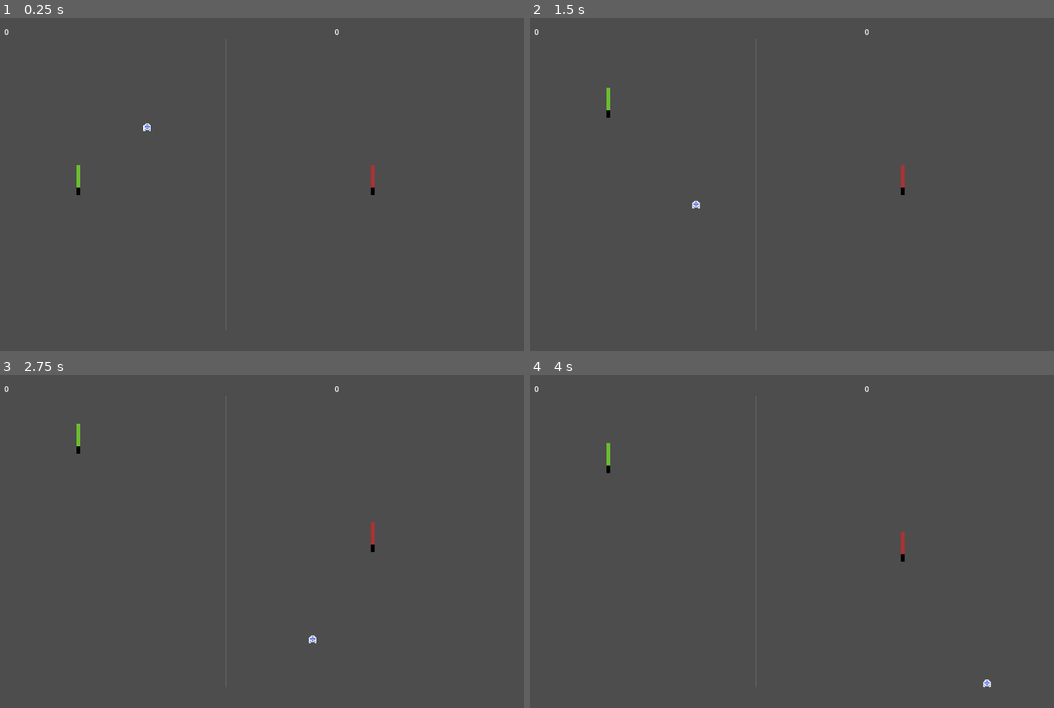
Above: before the commit, frames 1-4 (two rows, left to right).
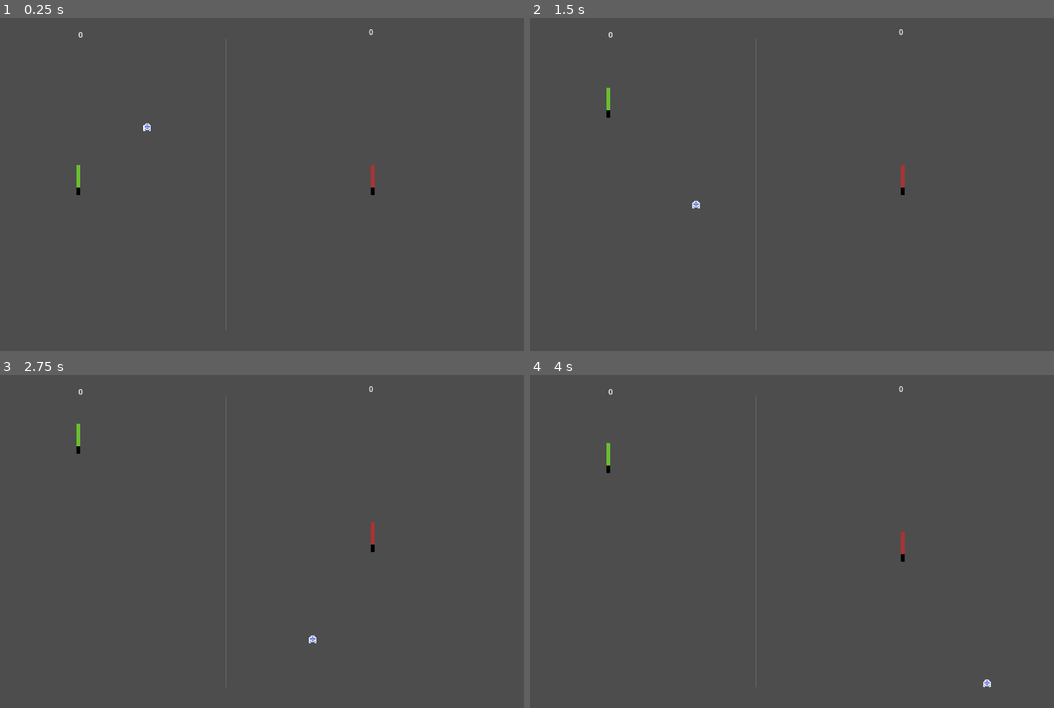
Above: after the commit, the same moments.

Repository: jordonbigelow/Pixel-Art-Pong
Game: Godot game, scene res://scenes/game_scene.tscn
Two runs of this game, one before a commit and one after it. Both use one fixed random seed, a clock stepped at 60 frames per second and the inputs below. The project has no main scene, so this scene is started directly.
Inputs (mouse positions are in pixels of both pictures, inside the frame that each line leads up to):
- Up to frame 1 (0.25 s): no input
- Up to frame 2 (1.5 s): tap Enter at 0.5 s; move the mouse to (891, 171) at 0.52 s; hold W (p1_move_up) 0.53-1.28 s; tap K (p2_move_down) at 0.6 s; click (891, 171) at 0.67 s; move the mouse to (640, 204) at 1.27 s; hold S (p1_move_down) from 1.28 s (still down); tap I (p2_move_up) at 1.35 s
- Up to frame 3 (2.75 s): move the mouse to (288, 468) at 2.02 s; release S (p1_move_down) at 2.03 s; hold W (p1_move_up) from 2.03 s (still down); tap Enter at 2.1 s
- Up to frame 4 (4 s): tap Space at 2.75 s; move the mouse to (729, 611) at 2.77 s; tap F at 2.85 s; click (729, 611) at 2.92 s; tap Enter at 3.5 s; move the mouse to (938, 594) at 3.52 s; release W (p1_move_up) at 3.53 s; hold S (p1_move_down) from 3.53 s (still down); tap K (p2_move_down) at 3.6 s

The runs differ from the first frame. In frame 1, less than 0.1% of the frame differs, in the area x 0-72%, y 3-6%; in frame 2, less than 0.1%; in frame 3, less than 0.1%; in frame 4, less than 0.1%.

Commit message:
changed the positioning of the score Labels to be over the player paddels

Diff:
--- a/scenes/game_scene.tscn
+++ b/scenes/game_scene.tscn
@@ -24,18 +24,16 @@
 player_number = 2
 
 [node name="Player 1 Score" type="Label" parent="."]
-offset_left = 163.0
-offset_top = 18.0
-offset_right = 276.0
-offset_bottom = 41.0
-text = "Score Player 1 "
+offset_left = 321.0
+offset_top = 24.0
+offset_right = 434.0
+offset_bottom = 47.0
 
 [node name="Player 2 Score" type="Label" parent="."]
-offset_left = 868.0
+offset_left = 941.0
 offset_top = 18.0
-offset_right = 981.0
+offset_right = 1054.0
 offset_bottom = 41.0
-text = "Score Player 2"
 
 [node name="Net" type="Line2D" parent="."]
 position = Vector2(98, 26)
